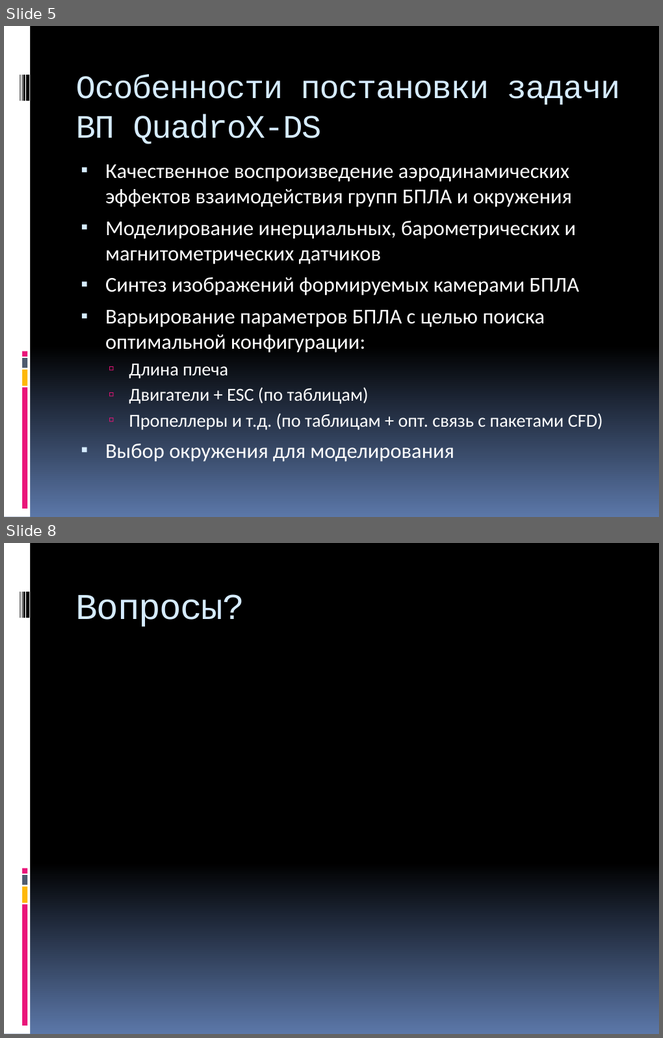
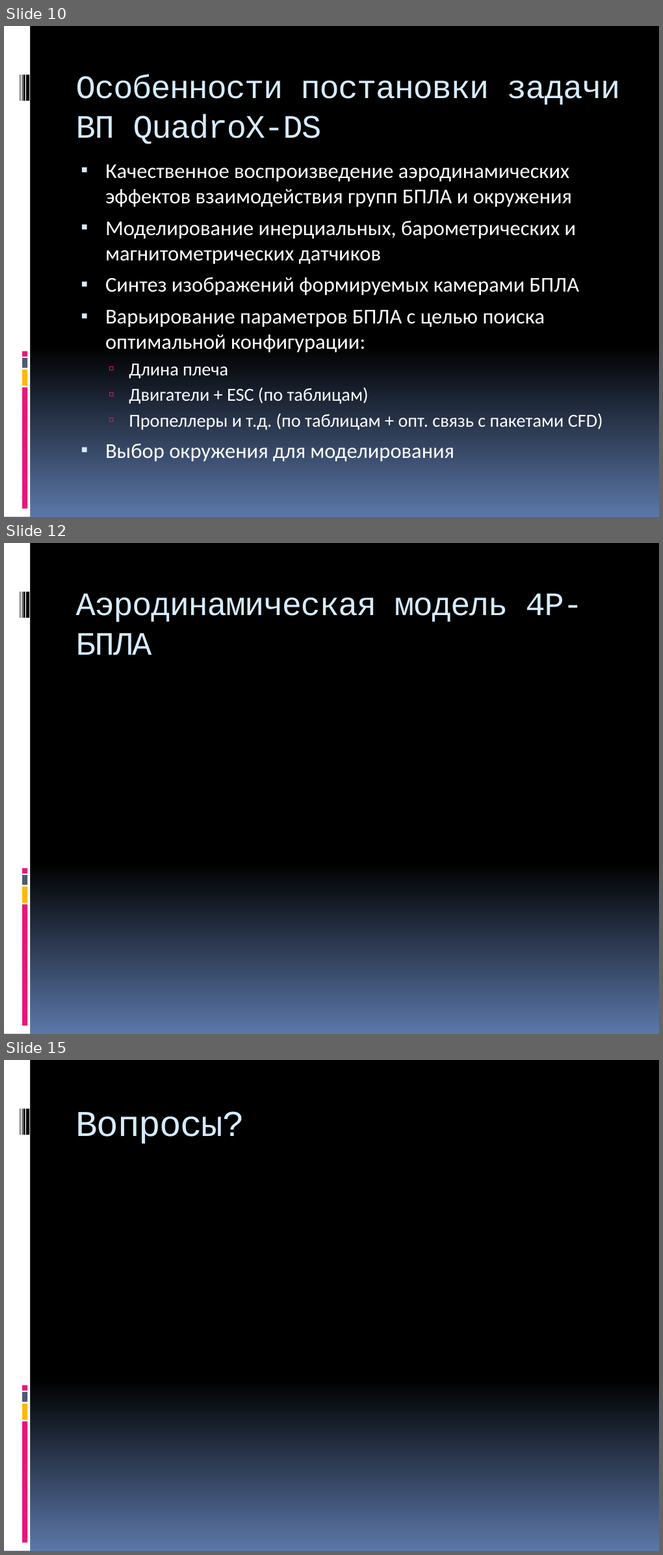
Before and after one commit to yaceq/quadro-xds, a slide deck: Docs/Medias2012.pptx. Shown one above the other, each under a label of ours: slides 5 and 8 before the commit, slides 10, 12 and 15 after it; the slides between them are not shown. The pictures are 663x1038 and 663x1555 pixels, drawn with LibreOffice and Linux fonts; fonts in the diff are those of the drawing. Boxes give left, top, right and bottom in pixels: in the first picture for what was removed or moved away, otherwise in the second. Text is boxed around its words. In the diff, an @@ line names an element or a change of style, - is before the commit and + after.

```diff
--- a/Docs/Medias2012.pptx
+++ b/Docs/Medias2012.pptx
@@ slide 12 added at <box>4,543,659,1034</box>, background gradient #000000 to #5B77A8; not listed: 9 template elements that a slide beside it also shows @@
@@ title added at <box>76,593,583,655</box>, 36 pt, text #D6ECFF @@
+Аэродинамическая модель 4Р-БПЛА
@@ what was slide 5 is now slide 10 @@
@@ what was slide 8 is now slide 15 @@
```
Also in this commit, not shown: 2 slides changed, 6 other slides added.
